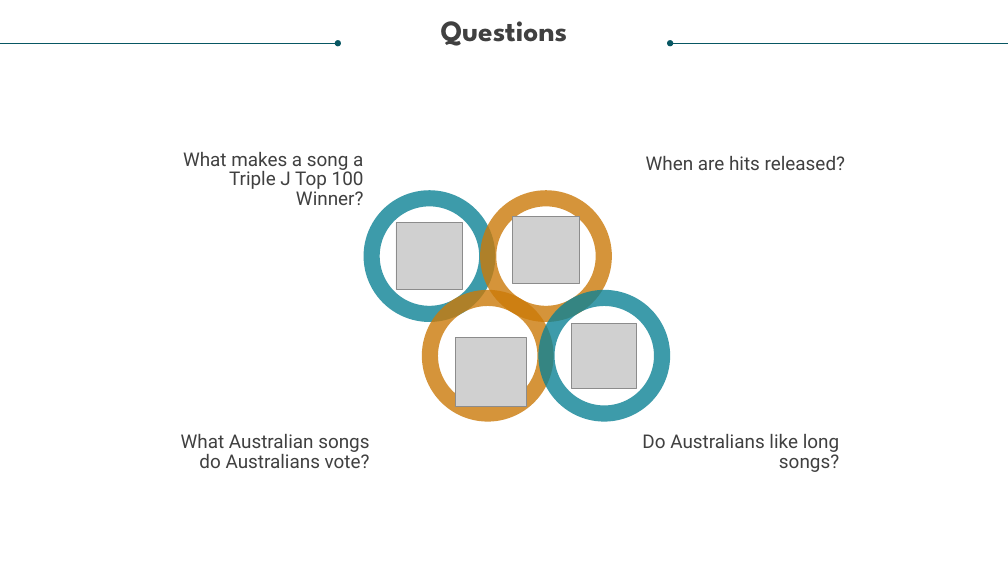
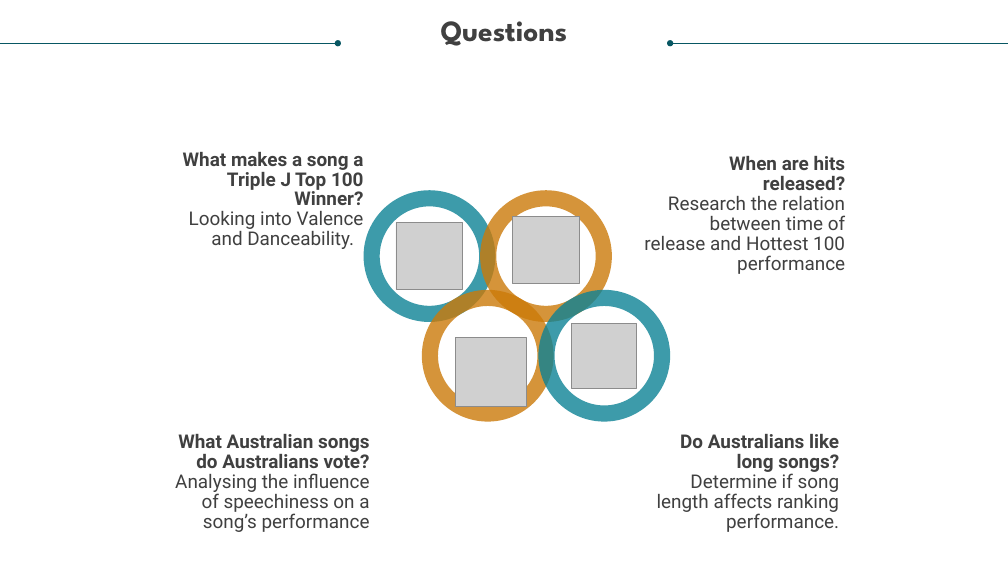
Before and after one commit to relaernu/project_1, a slide deck: slide 3 of Dancing Through The Decades - Final Draft.pptx. Drawn at 1008x567 pixels with LibreOffice and Linux fonts; fonts in the diff are those of the drawing; grey boxes stand for pictures. Boxes give left, top, right and bottom in pixels: in the first picture for what was removed or moved away, otherwise in the second. Text is boxed around its words. In the diff, an @@ line names an element or a change of style, - is before the commit and + after.

```diff
--- a/Dancing Through The Decades - Final Draft.pptx
+++ b/Dancing Through The Decades - Final Draft.pptx
@@ text at (183, 152, 364, 205): bold on in "What makes a song a Triple J ..." @@
@@ text at (729, 156, 846, 190): bold on in "When are hits released?" @@
@@ text at (644, 196, 845, 256): paragraph added @@
+Research the relation between time of release and Hottest 100 performance
@@ text at (189, 211, 364, 249): paragraph added @@
+Looking into Valence and Danceability.
@@ text at (178, 434, 370, 474): bold on in "What Australian songs do Australians vote?" @@
@@ text at (680, 434, 839, 474): bold on in "Do Australians like long songs?" @@
@@ text at (175, 473, 370, 532): paragraph added @@
+Analysing the influence of speechiness on a song’s performance
@@ text at (657, 471, 840, 532): paragraph added @@
+Determine if song length affects ranking performance.
```
Also in this commit, not shown: 5 other slides changed, 1 slide added.
